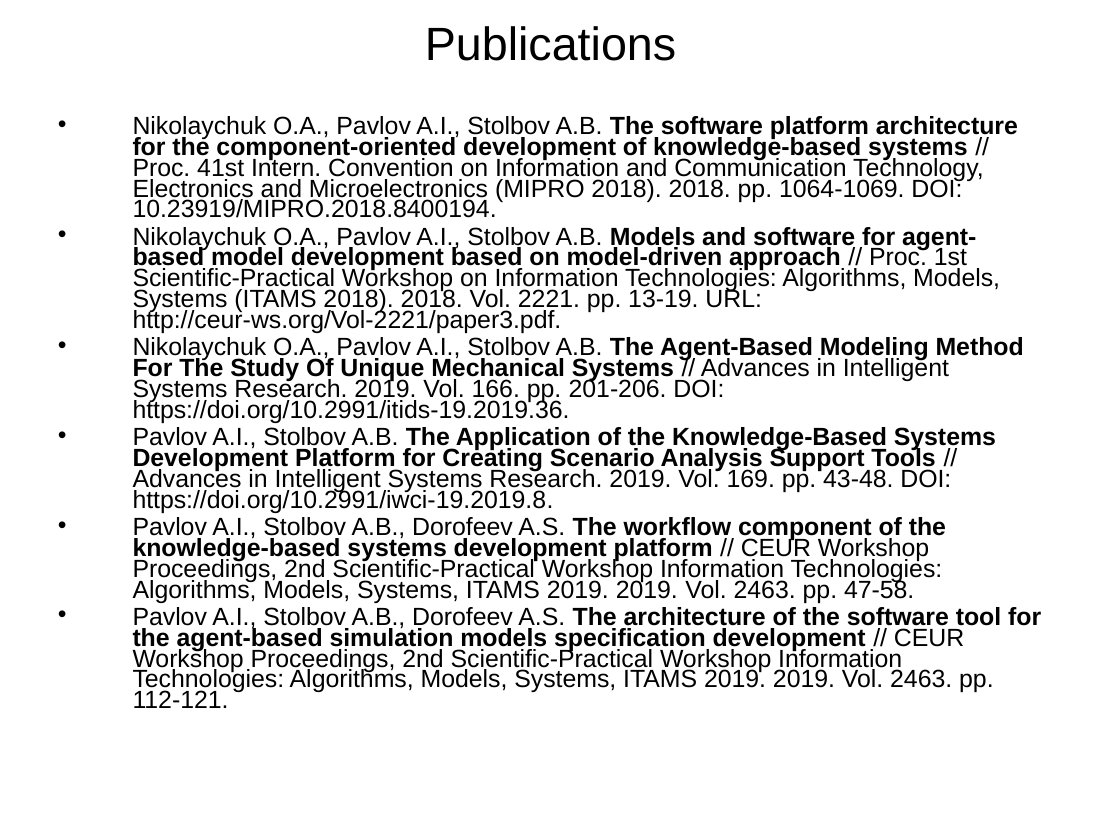
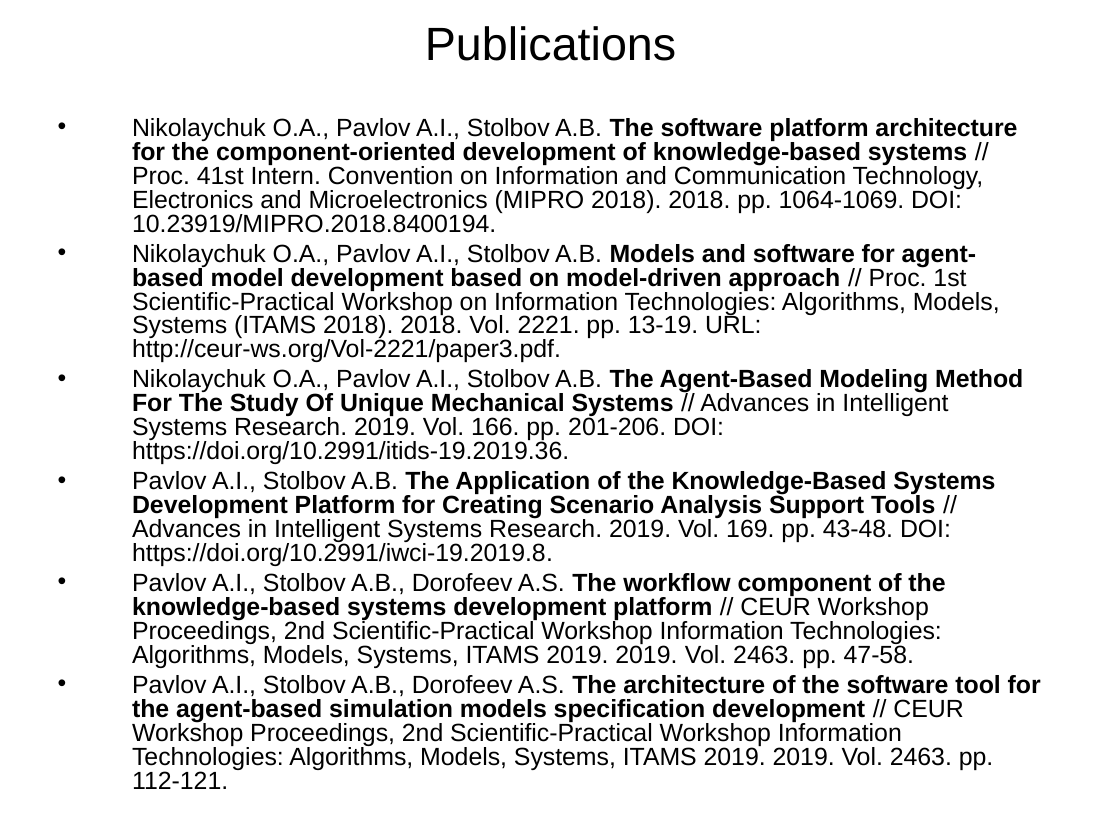
Before and after one commit to eugeneai/pres, a slide deck: slide 4 of china-travel/matter/NikPavSto2.ppt. Drawn at 1120x840 pixels with LibreOffice and Linux fonts; fonts in the diff are those of the drawing. Boxes give left, top, right and bottom in pixels: in the first picture for what was removed or moved away, otherwise in the second. Text is boxed around its words. In the diff, an @@ line names an element or a change of style, - is before the commit and + after.

```diff
--- a/china-travel/matter/NikPavSto2.ppt
+++ b/china-travel/matter/NikPavSto2.ppt
@@ text "Nikolaychuk O.A., Pavlov A.I., Stolbov ..." at box(132, 118, 1041, 789): indent changed; line spacing 0.7 to 0.8 @@
```
Also in this commit, not shown: 2 other slides changed, 5 other files.
